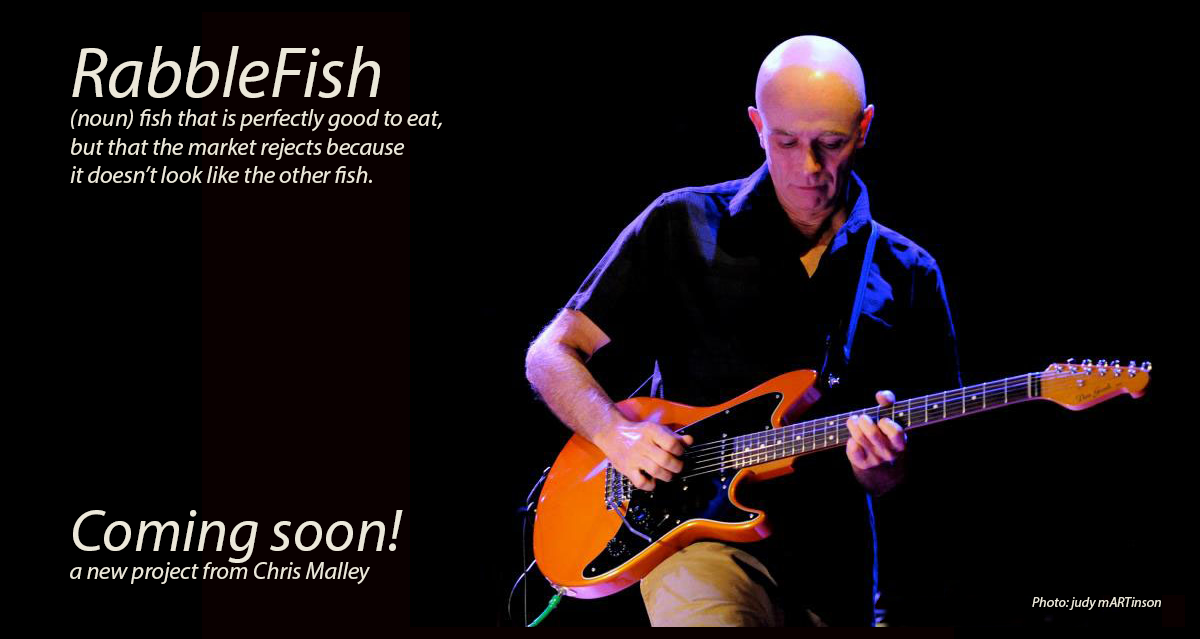
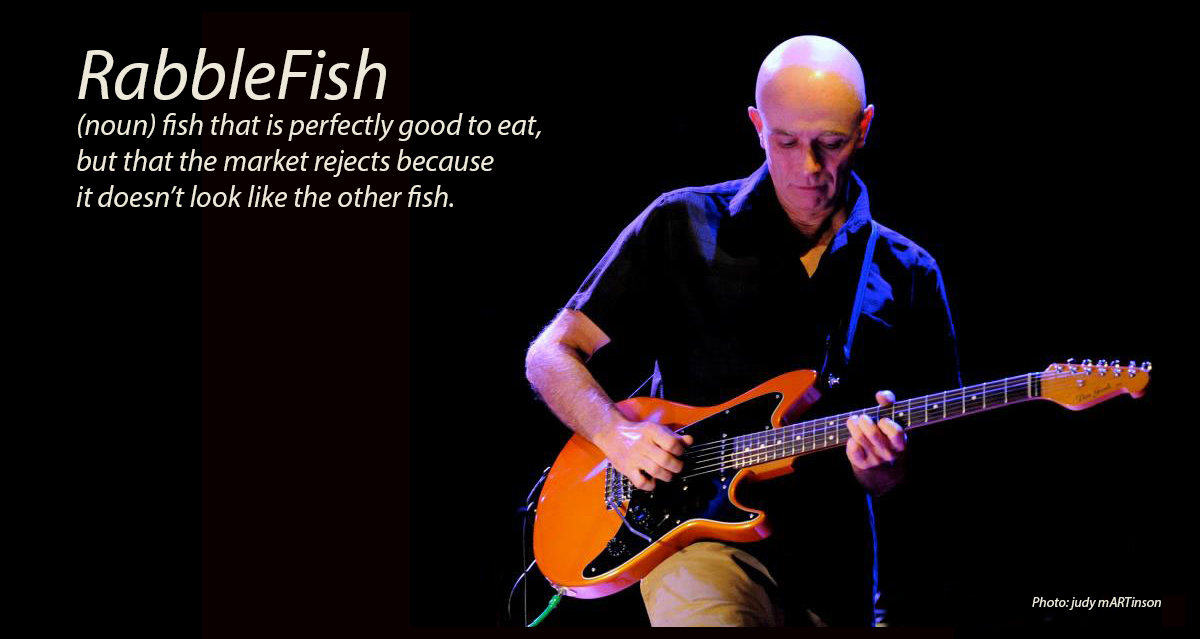
The second 1200px x 639px image is a revision of the first. Changes to its layers:
painted on "RabbleFish (noun) fish that is perfectly good to eat, but that" over left=70, top=46, right=541, bottom=207
hid "Coming soon! a new project from Chris Malley" over left=70, top=510, right=403, bottom=585
